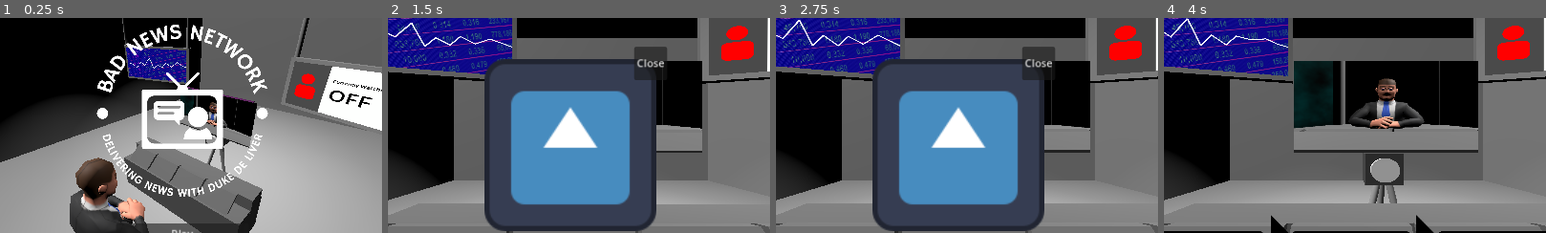
Above: before the commit, frames 1-4 (left to right).
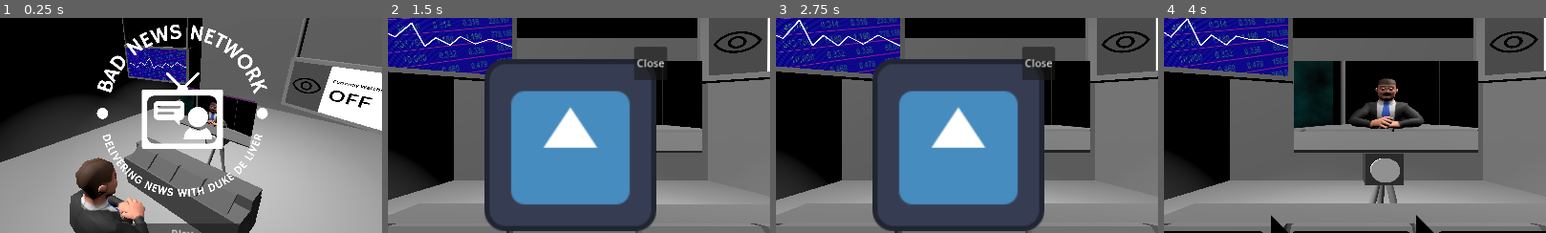
Above: after the commit, the same moments.

Repository: ZeAntwan/LD53
Game: Godot game, scene res://scenes/game.tscn
The game is run twice, just before and just after one commit, with the same random seed, the same clock (stepped at 60 frames per second) and the same inputs. The engine's default icon, where the game draws it, is replaced by a stand-in: a white triangle on a blue panel in a dark square.
Inputs (mouse positions are % of the whole screen's width and height, from its top left):
- Up to frame 1 (0.25 s): no input
- Up to frame 2 (1.5 s): click "Play" at 0.5 s; move the mouse to (72, 45) at 1.27 s; click (72, 45) at 1.35 s
- Up to frame 3 (2.75 s): tap Space (ui_select) at 1.52, 2.27 s; move the mouse to (30, 55) at 2.02 s; click (30, 55) at 2.1 s
- Up to frame 4 (4 s): tap Enter at 2.75 s; move the mouse to (60, 28) at 2.77 s; click (60, 28) at 2.85 s; tap Space (ui_select) at 3.5, 3.77 s; move the mouse to (9, 11) at 3.52 s; click (9, 11) at 3.6 s
The pictures show only the part of the screen within x 26-76%, y 20-70%; the shares and areas given below are measured in that part.

The runs differ from the first frame. In frame 1, 0.5% of the frame differs, in the area x 76-84%, y 25-38%; in frame 2, 1.2%, in the area x 85-98%, y 3-20%; in frame 3, 1.1%; in frame 4, 1.1%.

Commit message:
Eye + Fix screen texture to overlap with character

Diff:
--- /dev/null
+++ b/scenes/StaticMeshes/Textures/eye.svg
@@ -0,0 +1 @@
+<svg xmlns="http://www.w3.org/2000/svg" height="48" viewBox="0 96 960 960" width="48"><path d="M480.118 726Q551 726 600.5 676.382q49.5-49.617 49.5-120.5Q650 485 600.382 435.5q-49.617-49.5-120.5-49.5Q409 386 359.5 435.618q-49.5 49.617-49.5 120.5Q310 627 359.618 676.5q49.617 49.5 120.5 49.5Zm-.353-58Q433 668 400.5 635.265q-32.5-32.736-32.5-79.5Q368 509 400.735 476.5q32.736-32.5 79.5-32.5Q527 444 559.5 476.735q32.5 32.736 32.5 79.5Q592 603 559.265 635.5q-32.736 32.5-79.5 32.5ZM480 856q-146 0-264-83T40 556q58-134 176-217t264-83q146 0 264 83t176 217q-58 134-176 217t-264 83Zm0-300Zm-.169 240Q601 796 702.5 730.5 804 665 857 556q-53-109-154.331-174.5-101.332-65.5-222.5-65.5Q359 316 257.5 381.5 156 447 102 556q54 109 155.331 174.5 101.332 65.5 222.5 65.5Z"/></svg>
--- a/scenes/display_ratings.tscn
+++ b/scenes/display_ratings.tscn
@@ -1,7 +1,7 @@
 [gd_scene load_steps=4 format=3 uid="uid://dbl8lpo4eapxr"]
 
 [ext_resource type="Script" path="res://scripts/feedback/display_ratings.gd" id="1_one30"]
-[ext_resource type="Texture2D" uid="uid://d2ix7dvrshnly" path="res://resources/ui/public icon.png" id="2_25giu"]
+[ext_resource type="Texture2D" uid="uid://brhrprnnr0l72" path="res://scenes/StaticMeshes/Textures/eye.svg" id="2_wvmsw"]
 
 [sub_resource type="Gradient" id="Gradient_j8mij"]
 offsets = PackedFloat32Array(0, 0.211268, 0.492958, 0.652582, 0.859155, 1)
@@ -55,7 +55,7 @@
 [node name="TextureRect" type="TextureRect" parent="Control/HBoxContainer/PanelContainer/MarginContainer"]
 modulate = Color(1, 0, 0, 1)
 layout_mode = 2
-texture = ExtResource("2_25giu")
+texture = ExtResource("2_wvmsw")
 expand_mode = 4
 stretch_mode = 5
 
--- a/scenes/level.tscn
+++ b/scenes/level.tscn
@@ -122,7 +122,7 @@
 
 [node name="RatingSprite" type="Sprite3D" parent="RatingsViewport/Ratings_Stat_TV"]
 transform = Transform3D(0.079, 0, 0, 0, 0.133, 0, 0, 0, 0.524, 0.000811881, 0.00374937, 0.697357)
-no_depth_test = true
+double_sided = false
 texture_filter = 1
 texture = SubResource("ViewportTexture_7m76l")
 
@@ -149,7 +149,7 @@
 
 [node name="StockSprite" type="Sprite3D" parent="StockViewport/Stock_Stat_TV"]
 transform = Transform3D(0.081, 0, 0, 0, 0.137, 0, 0, 0, 0.538, 0.000811881, 0.00374937, 0.697357)
-no_depth_test = true
+double_sided = false
 texture_filter = 1
 texture = SubResource("ViewportTexture_whu6y")
 
@@ -201,7 +201,7 @@
 
 [node name="LiveSprite" type="Sprite3D" parent="."]
 transform = Transform3D(0.376243, 0, 0, 0, 0.281711, 0, 0, 0, 0.129, 0.00203133, 3.18114, 0.379959)
-no_depth_test = true
+double_sided = false
 texture_filter = 1
 texture = SubResource("ViewportTexture_yh4aj")
 
Not shown, added: scenes/StaticMeshes/Textures/eye.svg.import
